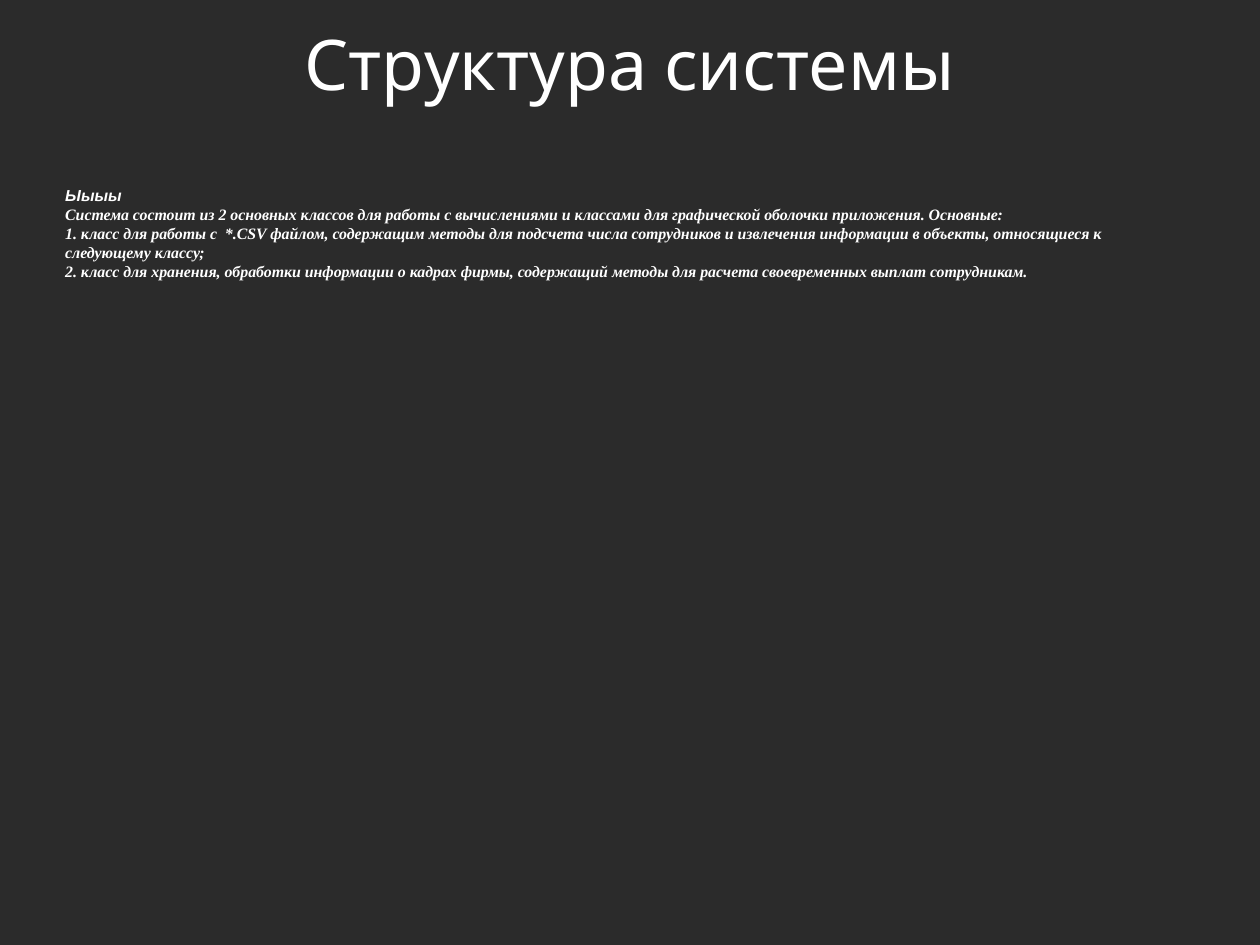
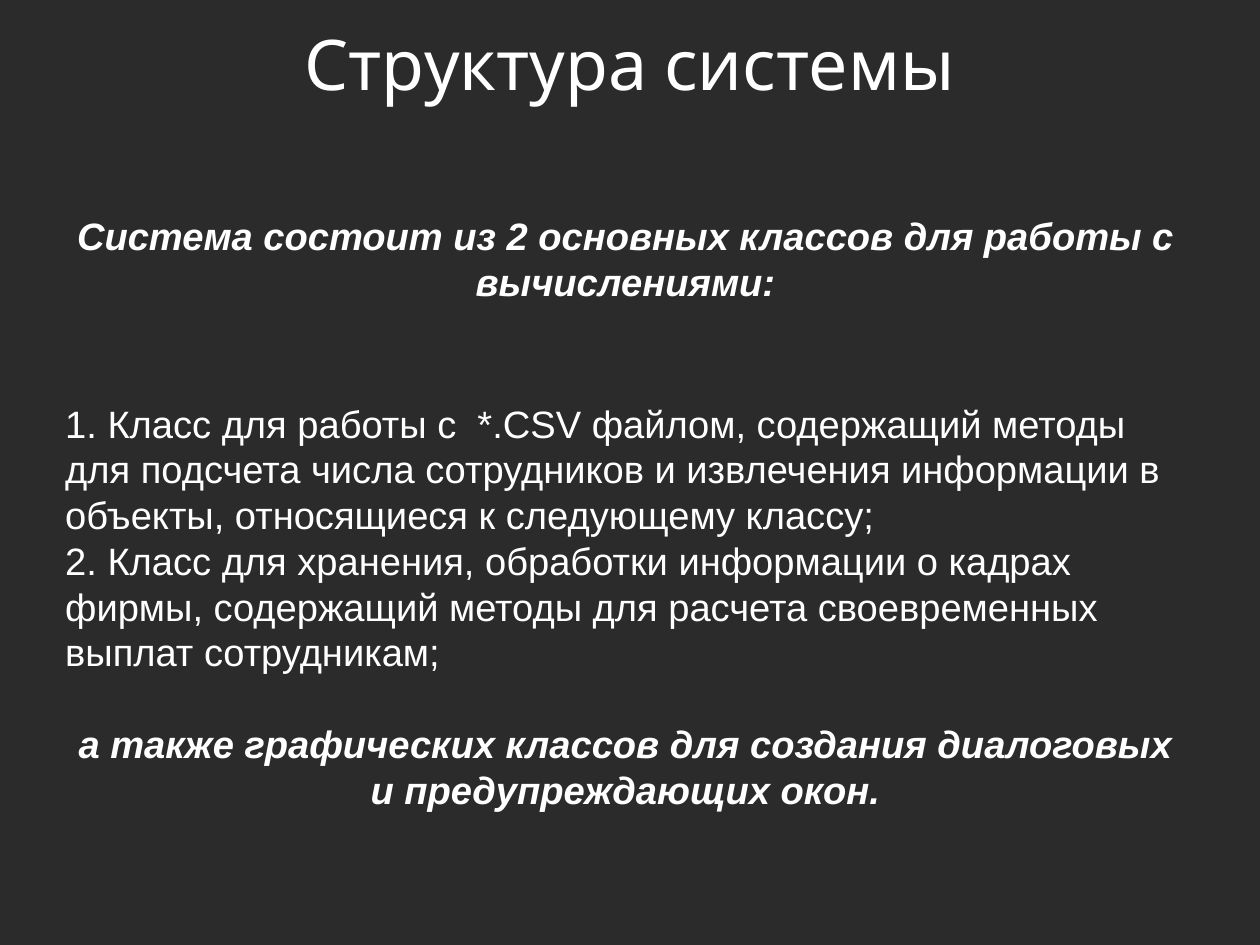
Before and after one commit to ikherty/OPD, a slide deck: slide 4 of PrezentationOPD.odp (slide 3 before the commit). Drawn at 1260x945 pixels with LibreOffice and Linux fonts; fonts in the diff are those of the drawing; background and template pictures are left out; a plain dark background stands for a picture behind light text. Boxes give left, top, right and bottom in pixels: in the first picture for what was removed or moved away, otherwise in the second. Text is boxed around its words. In the diff, an @@ line names an element or a change of style, - is before the commit and + after.

```diff
--- a/PrezentationOPD.odp
+++ b/PrezentationOPD.odp
@@ text at (65, 222, 1173, 812): text changed; size 10 to 24 pt; font Times New Roman to Arial; bold off; italic off @@
-Ыыыы
-Система состоит из 2 основных классов для работы с вычислениями и классами для графической оболочки приложения. Основные:
-1. класс для работы с *.CSV файлом, содержащим методы для подсчета числа сотрудников и извлечения информации в объекты, относящиеся к следующему классу;
-2. класс для хранения, обработки информации о кадрах фирмы, содержащий методы для расчета своевременных выплат сотрудникам.
+Система состоит из 2 основных классов для работы с вычислениями:
+1. Класс для работы с *.CSV файлом, содержащий методы для подсчета числа сотрудников и извлечения информации в объекты, относящиеся к следующему классу;
+2. Класс для хранения, обработки информации о кадрах фирмы, содержащий методы для расчета своевременных выплат сотрудникам;
+а также графических классов для создания диалоговых и предупреждающих окон.
```
Also in this commit, not shown: 2 other slides changed, 2 slides added, 3 slides removed, 43 other files.
